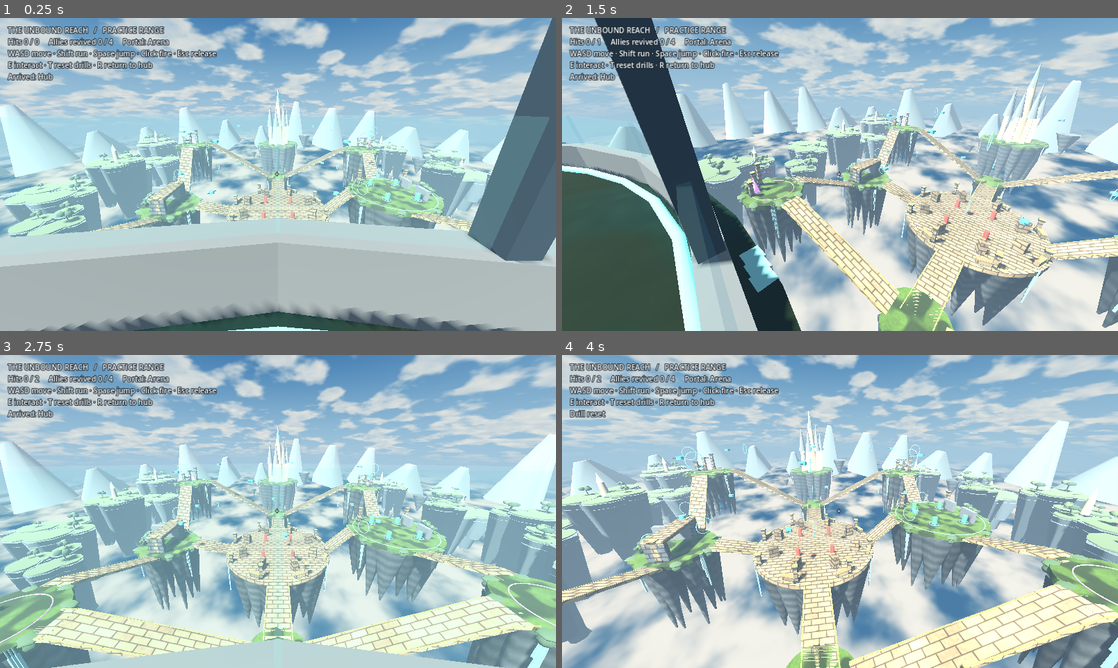
Above: before the commit, frames 1-4 (two rows, left to right).
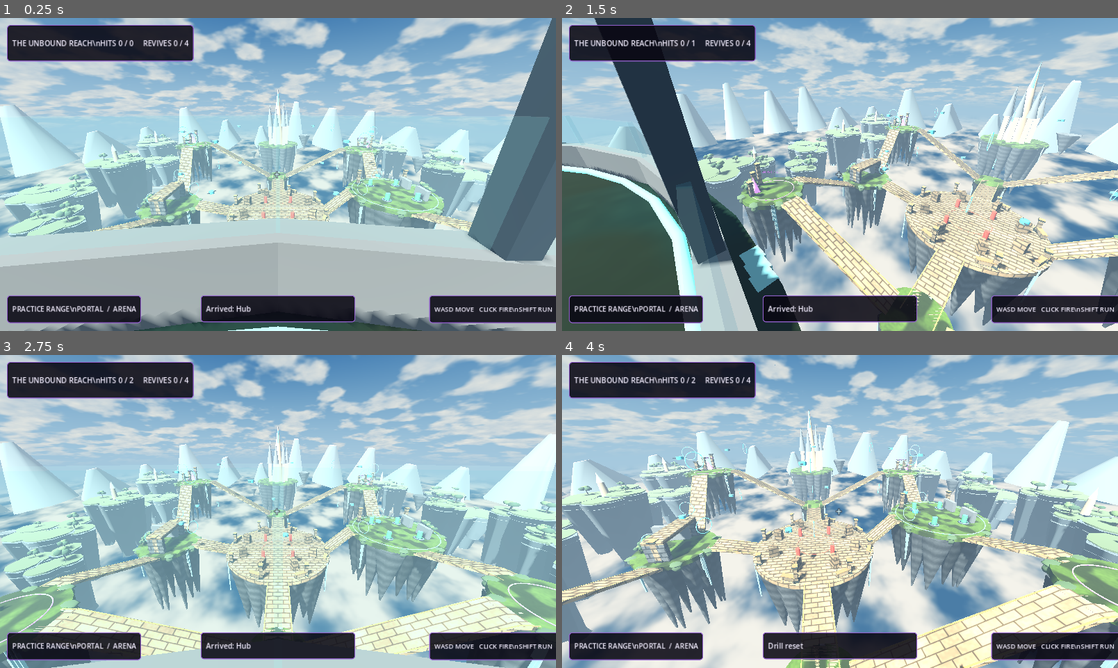
Above: after the commit, the same moments.

Repository: brysonandtiff-ops/AETHERFALL---REALMS-COLLIDE---HORIZEN-GAME-ENGINE-PROTOTYPE
Game: Godot game, scene res://scenes/bootstrap/main.tscn
Same seed, same stepped clock (60 frames per second), same inputs: the game is played once before the commit and once after it.
Inputs (mouse positions are in pixels of both pictures, inside the frame that each line leads up to):
- Up to frame 1 (0.25 s): no input
- Up to frame 2 (1.5 s): tap Enter at 0.5 s; move the mouse to (962, 158) at 0.52 s; hold D 0.53-1.28 s; tap E at 0.6, 1.35 s; click (962, 158) at 0.67 s; tap Space at 0.77 s; move the mouse to (812, 174) at 1.27 s; hold W from 1.28 s (still down); click (812, 174) at 1.42 s
- Up to frame 3 (2.75 s): keep holding W; tap Space at 1.52 s; move the mouse to (289, 505) at 2.02 s; tap R at 2.1 s; click (289, 505) at 2.17 s; tap E at 2.3 s
- Up to frame 4 (4 s): keep holding W; move the mouse to (834, 517) at 2.77 s; tap T at 2.85 s; click (834, 517) at 2.92 s; tap Space at 3.02, 3.77 s; tap E at 3.05, 3.8 s; move the mouse to (878, 514) at 3.52 s; hold Shift from 3.53 s (still down); click (878, 514) at 3.67 s

The runs differ from the first frame. In frame 1, 11% of the frame differs, in the area x 1-100%, y 2-98%; in frame 2, 11%; in frame 3, 11%; in frame 4, 11%.

Commit message:
feat(hud): replace text slab with safe-zone plates and prevent pause-menu world/input freeze

Diff:
--- a/game/scenes/levels/realms/unbound_reach/range.gd
+++ b/game/scenes/levels/realms/unbound_reach/range.gd
@@ -6,6 +6,13 @@
 var player := CharacterBody3D.new()
 var camera := Camera3D.new()
 var hud := Label.new()
+var normal_hud := Control.new()
+var settings_panel := PanelContainer.new()
+var settings_text := Label.new()
+var portal_hint := Label.new()
+var control_hint := Label.new()
+var action_hint := Label.new()
+var sight := Label.new()
 var drones: Array[Node3D] = []
 var pods: Array[Node3D] = []
 var brawlers: Array[Node3D] = []
@@ -81,19 +88,62 @@
 				wing.position = Vector3(side*0.65,0,0)
 	var overlay := CanvasLayer.new()
 	add_child(overlay)
-	overlay.add_child(hud)
-	hud.position = Vector2(18,16)
-	hud.add_theme_font_size_override("font_size",17)
-	hud.add_theme_constant_override("outline_size",6)
-	hud.add_theme_color_override("font_outline_color",Color("14212b"))
-	var sight := Label.new()
-	overlay.add_child(sight)
+	overlay.add_child(normal_hud)
+	normal_hud.set_anchors_and_offsets_preset(Control.PRESET_FULL_RECT)
+	normal_hud.mouse_filter = Control.MOUSE_FILTER_IGNORE
+	hud_plate(normal_hud, hud, Control.PRESET_TOP_LEFT, Vector4(16,16,395,100), 17)
+	hud_plate(normal_hud, portal_hint, Control.PRESET_BOTTOM_LEFT, Vector4(16,-82,238,-18), 16)
+	hud_plate(normal_hud, action_hint, Control.PRESET_CENTER_BOTTOM, Vector4(-178,-82,178,-20), 17)
+	hud_plate(normal_hud, control_hint, Control.PRESET_BOTTOM_RIGHT, Vector4(-292,-82,-16,-18), 15)
+	normal_hud.add_child(sight)
 	sight.set_anchors_and_offsets_preset(Control.PRESET_CENTER)
+	sight.offset_left = -10
+	sight.offset_top = -19
+	sight.offset_right = 12
+	sight.offset_bottom = 13
 	sight.text = "+"
-	sight.offset_left = -7
-	sight.offset_top = -13
+	sight.add_theme_font_size_override("font_size",26)
+	sight.add_theme_color_override("font_color",Color("d6faff"))
 	sight.add_theme_constant_override("outline_size",4)
+	sight.add_theme_color_override("font_outline_color",Color("14121d"))
+	overlay.add_child(settings_panel)
+	settings_panel.set_anchors_and_offsets_preset(Control.PRESET_CENTER)
+	settings_panel.offset_left = -285
+	settings_panel.offset_top = -213
+	settings_panel.offset_right = 285
+	settings_panel.offset_bottom = 213
+	settings_panel.mouse_filter = Control.MOUSE_FILTER_IGNORE
+	settings_panel.add_theme_stylebox_override("panel",hud_style())
+	settings_panel.add_child(settings_text)
+	settings_text.add_theme_font_size_override("font_size",20)
+	settings_text.add_theme_color_override("font_color",Color("f0e5ff"))
+	settings_text.mouse_filter = Control.MOUSE_FILTER_IGNORE
+	settings_panel.hide()
 	warp("Hub")
+
+func hud_style() -> StyleBoxFlat:
+	var box_style := StyleBoxFlat.new()
+	box_style.bg_color = Color(0.035,0.029,0.072,0.88)
+	box_style.border_color = Color("9160cb")
+	box_style.set_border_width_all(2)
+	box_style.set_corner_radius_all(7)
+	box_style.set_content_margin_all(12)
+	return box_style
+
+func hud_plate(parent: Control, text_label: Label, anchor: Control.LayoutPreset, rect: Vector4, font_size: int) -> void:
+	var panel := PanelContainer.new()
+	parent.add_child(panel)
+	panel.set_anchors_and_offsets_preset(anchor)
+	panel.offset_left = rect.x
+	panel.offset_top = rect.y
+	panel.offset_right = rect.z
+	panel.offset_bottom = rect.w
+	panel.mouse_filter = Control.MOUSE_FILTER_IGNORE
+	panel.add_theme_stylebox_override("panel", hud_style())
+	panel.add_child(text_label)
+	text_label.add_theme_font_size_override("font_size",font_size)
+	text_label.add_theme_color_override("font_color",Color("f3eeff"))
+	text_label.mouse_filter = Control.MOUSE_FILTER_IGNORE
 
 func rail_at(index: int,a: float) -> Vector3:
 	# 60 m major span, two distinct altitudes; the board does not fix the minor axes.
@@ -111,10 +161,7 @@
 	message("Arrived: "+zone)
 
 func pad_reset() -> void:
-	if pad.menu and not pad.snapshot.is_empty():
-		pad.binds = pad.snapshot["binds"].duplicate()
-		pad.settings = pad.snapshot["settings"].duplicate()
-		pad.preset = int(pad.snapshot["preset"])
+	if pad.menu: pad.cancel_menu()
 	pad.reset_device()
 	pad.blocked.clear()
 	jump_requested = false
@@ -143,7 +190,8 @@
 				"Reset drill": reset_drill()
 		return
 	if pad.menu:
-		if e is InputEventKey and e.pressed and e.physical_keycode == KEY_ESCAPE: pad_reset()
+		if e is InputEventKey and e.pressed and e.physical_keycode == KEY_ESCAPE:
+			pad.cancel_menu()
 		return
 	if e is InputEventMouseMotion and Input.mouse_mode==Input.MOUSE_MODE_CAPTURED:
 		pad.active = false
@@ -164,10 +212,11 @@
 			KEY_T: reset_drill()
 
 func _physics_process(delta: float) -> void:
-	if pad.menu:
-		hud.text = pad.menu_text()
-		previous_hud = ""
-		return
+	var menu_open := pad.menu
+	if menu_open:
+		jump_requested = false
+		fire_requested = false
+		use_requested = false
 	clock += delta
 	for i in range(drones.size()):
 		var rail := 0 if i<6 else 1
@@ -184,8 +233,10 @@
 	pitch = clampf(pitch-look.y*deg_to_rad(float(pad.settings["Vertical speed"]))*scale_aim*delta,-1.42,1.42)
 	if not is_zero_approx(look.y): camera.rotation.x = pitch
 	camera.fov = move_toward(camera.fov,58.0 if pad.aiming() else 78.0,160.0*delta)
-	var k := Vector2(float(Input.is_physical_key_pressed(KEY_D))-float(Input.is_physical_key_pressed(KEY_A)),float(Input.is_physical_key_pressed(KEY_S))-float(Input.is_physical_key_pressed(KEY_W)))
-	k = (k+pad.move()).limit_length(1)
+	var k := Vector2.ZERO
+	if not menu_open:
+		k = Vector2(float(Input.is_physical_key_pressed(KEY_D))-float(Input.is_physical_key_pressed(KEY_A)),float(Input.is_physical_key_pressed(KEY_S))-float(Input.is_physical_key_pressed(KEY_W)))
+		k = (k+pad.move()).limit_length(1)
 	var motion := player.basis * Vector3(k.x,0,k.y) * (9.0 if Input.is_physical_key_pressed(KEY_SHIFT) or pad.running() else 6.0)
 	player.velocity.x = motion.x
 	player.velocity.z = motion.z
@@ -194,11 +245,20 @@
 	jump_requested = false
 	player.move_and_slide()
 	if player.position.y < -34: warp("Hub")
-	if fire_requested: shoot()
-	if use_requested: interact()
+	if not menu_open and fire_requested: shoot()
+	if not menu_open and use_requested: interact()
 	fire_requested = false
 	use_requested = false
-	update_hud()
+	if menu_open:
+		normal_hud.hide()
+		settings_panel.show()
+		settings_text.text = pad.menu_text()
+		hud.text = settings_text.text
+		previous_hud = ""
+	else:
+		settings_panel.hide()
+		normal_hud.show()
+		update_hud()
 
 func nearest(nodes: Array[Node3D],radius: float) -> int:
 	var result := -1
@@ -273,10 +333,14 @@
 	elif nearest(pods,3.0)>=0: ctx = use_key+"   Revive / heal ally"
 	elif player.position.distance_to(Vector3(-36,3,1))<3.5: ctx = use_key+"   Return to Hero Hub"
 	elif clock<notice_until: ctx = notice
-	var hints := "WASD move · Shift run · Space jump · Click fire · Esc release\nE interact · T reset drills · R return to hub"
+	var hints := "WASD MOVE   CLICK FIRE\\nSHIFT RUN   SPACE JUMP"
 	if pad.active:
-		hints = "%s aim · %s fire · %s jump · %s interact · Menu controls" % [pad.glyph("Aim"),pad.glyph("Fire"),pad.glyph("Jump"),use_key]
-	var text := "THE UNBOUND REACH   /   PRACTICE RANGE\nHits %d / %d     Allies revived %d / 4     Portal: %s\n%s\n%s" % [hits,shots,rescued,DEST[destination],hints,ctx]
+		hints = "%s AIM   %s FIRE\\n%s JUMP   %s USE" % [pad.glyph("Aim"),pad.glyph("Fire"),pad.glyph("Jump"),use_key]
+	var text := "THE UNBOUND REACH\\nHITS %d / %d     REVIVES %d / 4" % [hits,shots,rescued]
 	if text!=previous_hud:
 		hud.text = text
 		previous_hud = text
+	portal_hint.text = "PRACTICE RANGE\\nPORTAL  /  "+DEST[destination].to_upper()
+	control_hint.text = hints
+	action_hint.text = ctx if not ctx.is_empty() else ("MENU  •  CONTROLS" if pad.active else "E  •  INTERACT")
+	sight.add_theme_color_override("font_color",Color("ce8dff") if pad.aiming() else Color("d6faff"))
